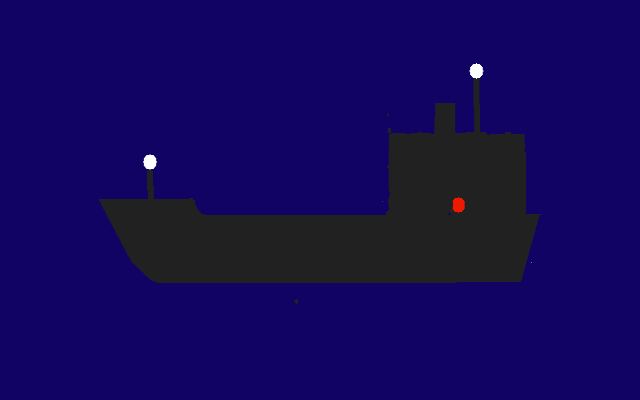
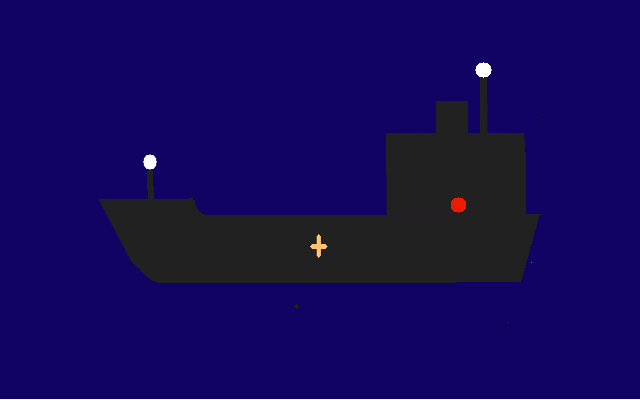
Comparing the layer stacks of the two 640px x 400px images. Changes:
added layer "Pasted Layer" above "stern light" over [386, 132, 456, 216]
added layer "stern light" above "chimney" over [475, 62, 509, 323]
added layer "chimney" above "ship" over [436, 101, 468, 133]
painted on "ship" over [309, 63, 543, 258]
painted on "Background" over [0, 299, 640, 400]
